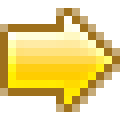
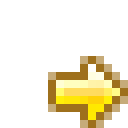
Before/after of a (128, 128) layered artwork. What changed in the layer stack:
added layer "Слой 4" above "Слой 3" over [56, 64, 120, 120]
hid "Слой 3" over [8, 16, 112, 104]
